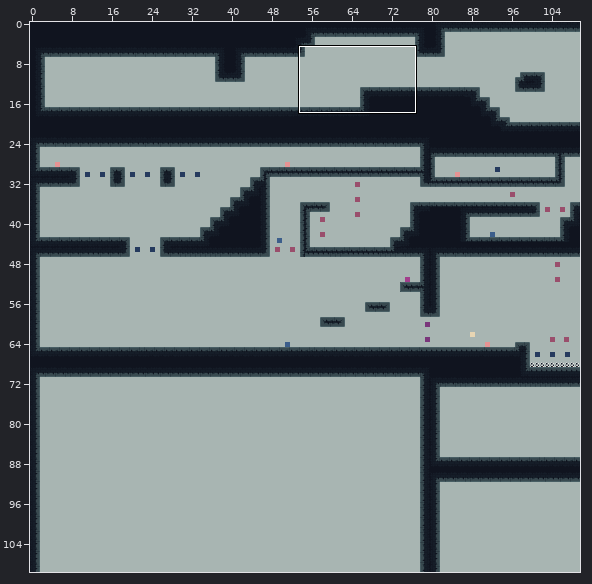
Tiled map, stored at assets/newLevels.tmx. The first picture is a wide view before the edit; the outline marks the close-up.
Close-up. Before the edit:
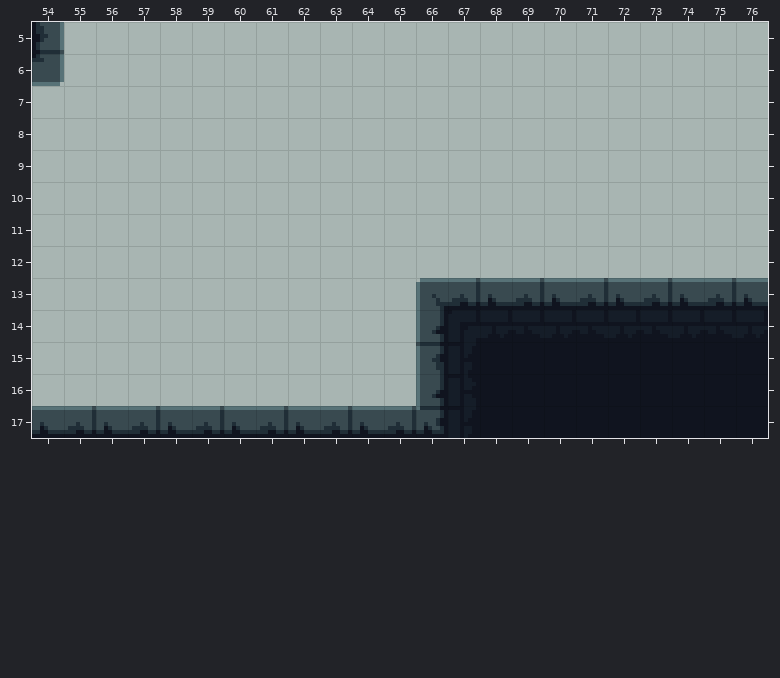
Cells are 8x8 px. Shown: x 54..76, y 5..17. The commit also changed other parts of the map, which this record leaves out.
Now the later version:
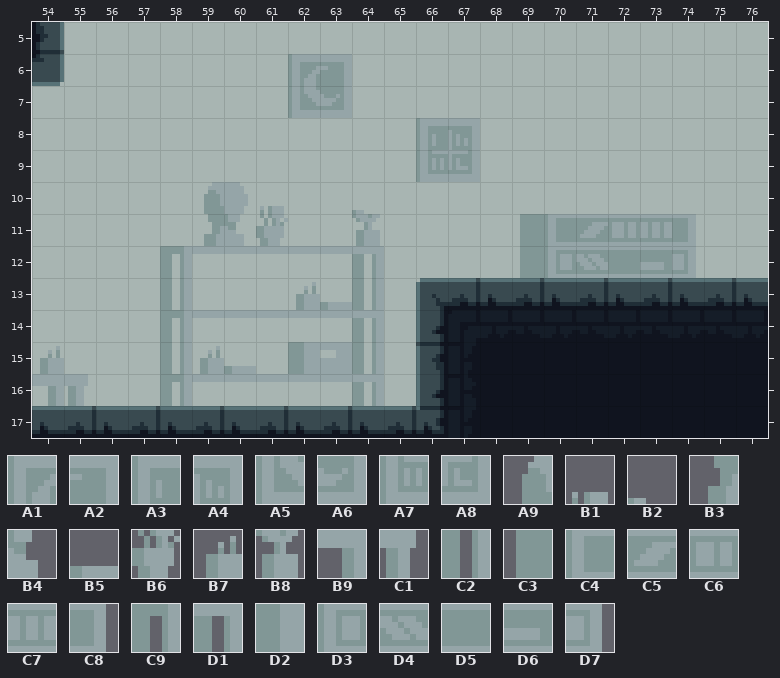
Key: from "tileset": A1 20, A2 21, A3 22, A4 23, A5 52, A6 53, A7 54, A8 55, A9 276, B1 303, B2 305, B3 308, B4 309, B5 334, B6 335, B7 336, B8 337, B9 368, C1 369, C2 396, C3 410, C4 411, C5 412, C6 413, C7 414, C8 415, C9 428, D1 430, D2 434, D3 443, D4 444, D5 445, D6 446, D7 447.
__ is an empty cell, .. an unchanged one.
Tiles of an added or newly shown layer are drawn over the layers below it.
Changes in this commit:
--- layer "bg decor" (now shown)
@@ x 54..74 @@
- 6 .. .. .. .. .. .. .. .. __ __ .. .. .. .. .. .. .. .. .. .. ..
- 7 .. .. .. .. .. .. .. .. __ __ .. .. .. .. .. .. .. .. .. .. ..
- 8 .. .. .. .. .. .. .. .. .. .. .. .. __ __ .. .. .. .. .. .. ..
- 9 .. .. .. .. .. .. .. .. .. .. .. .. __ __ .. .. .. .. .. .. ..
-10 .. .. .. .. .. __ .. __ .. .. __ .. .. .. .. .. .. .. .. .. ..
-11 .. .. .. .. .. __ __ __ .. .. __ .. .. .. .. __ __ __ __ __ __
-12 .. .. .. .. __ .. .. .. .. .. __ .. .. .. .. __ __ __ __ __ __
-13 .. .. .. .. __ .. .. .. __ __ __ .. .. .. .. .. .. .. .. .. ..
-14 .. .. .. .. __ .. .. .. .. .. __ .. .. .. .. .. .. .. .. .. ..
-15 __ .. .. .. __ __ __ .. __ .. __ .. .. .. .. .. .. .. .. .. ..
-16 __ __ .. .. __ .. .. .. .. .. __ .. .. .. .. .. .. .. .. .. ..
+ 6 .. .. .. .. .. .. .. .. A1 A2 .. .. .. .. .. .. .. .. .. .. ..
+ 7 .. .. .. .. .. .. .. .. A5 A6 .. .. .. .. .. .. .. .. .. .. ..
+ 8 .. .. .. .. .. .. .. .. .. .. .. .. A3 A4 .. .. .. .. .. .. ..
+ 9 .. .. .. .. .. .. .. .. .. .. .. .. A7 A8 .. .. .. .. .. .. ..
+10 .. .. .. .. .. A9 .. B1 .. .. B2 .. .. .. .. .. .. .. .. .. ..
+11 .. .. .. .. .. B3 B4 B6 .. .. B8 .. .. .. .. C3 C4 C5 C6 C7 C8
+12 .. .. .. .. C9 .. .. .. .. .. D1 .. .. .. .. C3 D3 D4 D5 D6 D7
+13 .. .. .. .. C2 .. .. .. B7 B5 C2 .. .. .. .. .. .. .. .. .. ..
+14 .. .. .. .. C9 .. .. .. .. .. D1 .. .. .. .. .. .. .. .. .. ..
+15 B7 .. .. .. C2 B7 B5 .. D2 .. C2 .. .. .. .. .. .. .. .. .. ..
+16 B9 C1 .. .. C9 .. .. .. .. .. D1 .. .. .. .. .. .. .. .. .. ..
Boxes around the changes in both close-ups, in picture pixels (x1, y1, x2, y2):
added: (288, 54, 352, 118)
added: (416, 118, 480, 182)
added: (160, 182, 288, 406)
added: (288, 210, 384, 406)
added: (520, 214, 696, 278)
added: (32, 346, 88, 406)
